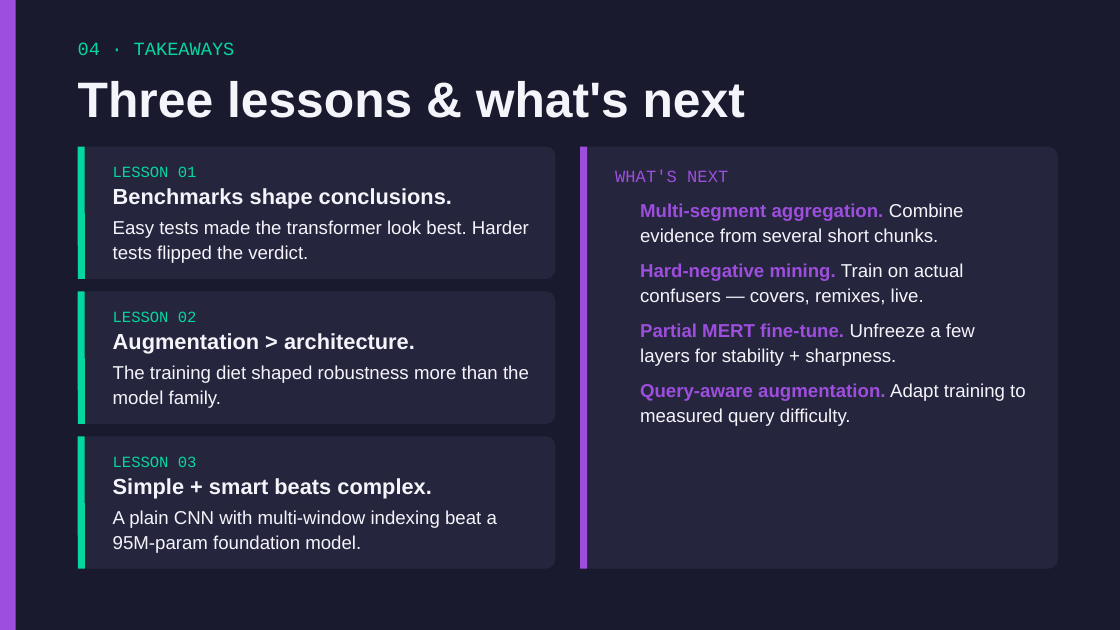
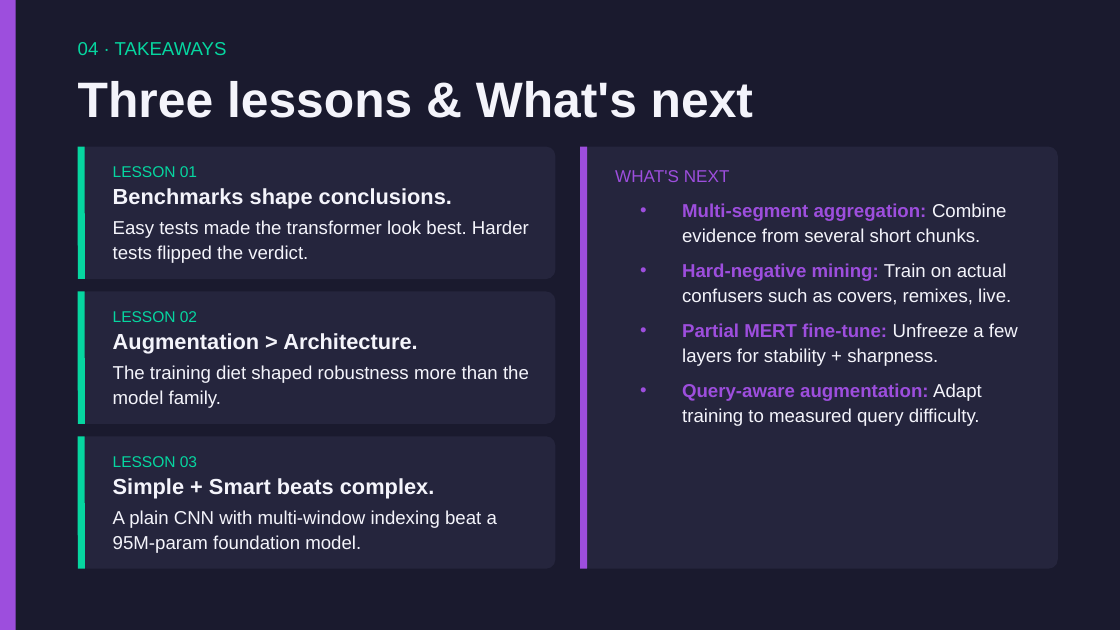
Before and after one commit to Ari-S-123/transformer-fingerprinting, a slide deck: slide 16 of Transformer-Fingerprinting-Presentation.pptx. Drawn at 1120x630 pixels with LibreOffice and Linux fonts; fonts in the diff are those of the drawing. Boxes give left, top, right and bottom in pixels: in the first picture for what was removed or moved away, otherwise in the second. Text is boxed around its words. In the diff, an @@ line names an element or a change of style, - is before the commit and + after.

```diff
--- a/Transformer-Fingerprinting-Presentation.pptx
+++ b/Transformer-Fingerprinting-Presentation.pptx
@@ text at <box>78,81,753,118</box>: text changed @@
-Three lessons & what's next
+Three lessons & What's next
@@ font Courier New to Arial in 5 elements at <box>78,42,227,55</box>, <box>113,166,197,177</box>, <box>113,311,197,322</box>, <box>113,456,197,467</box>, <box>615,170,730,182</box> @@
@@ text at <box>682,203,1018,426</box>: text changed @@
-• Multi-segment aggregation. Combine evidence from several short chunks.
-• Hard-negative mining. Train on actual confusers — covers, remixes, live.
-• Partial MERT fine-tune. Unfreeze a few layers for stability + sharpness.
-• Query-aware augmentation. Adapt training to measured query difficulty.
+• Multi-segment aggregation: Combine evidence from several short chunks.
+• Hard-negative mining: Train on actual confusers such as covers, remixes, live.
+• Partial MERT fine-tune: Unfreeze a few layers for stability + sharpness.
+• Query-aware augmentation: Adapt training to measured query difficulty.
@@ text at <box>113,333,417,354</box>: text changed @@
-Augmentation > architecture.
+Augmentation > Architecture.
@@ text at <box>113,478,434,498</box>: text changed @@
-Simple + smart beats complex.
+Simple + Smart beats complex.
```
Also in this commit, not shown: 17 other slides changed.
